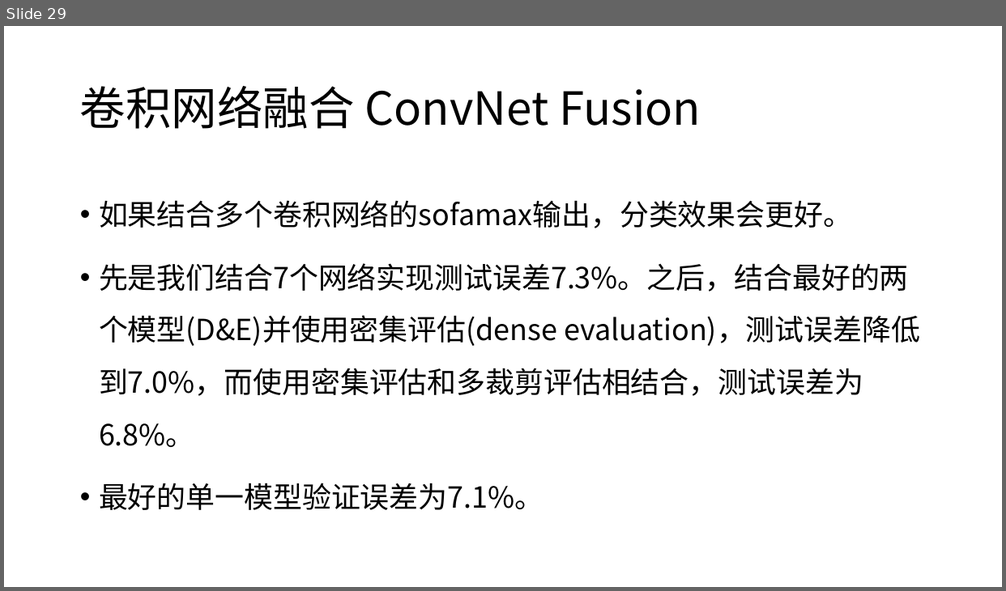
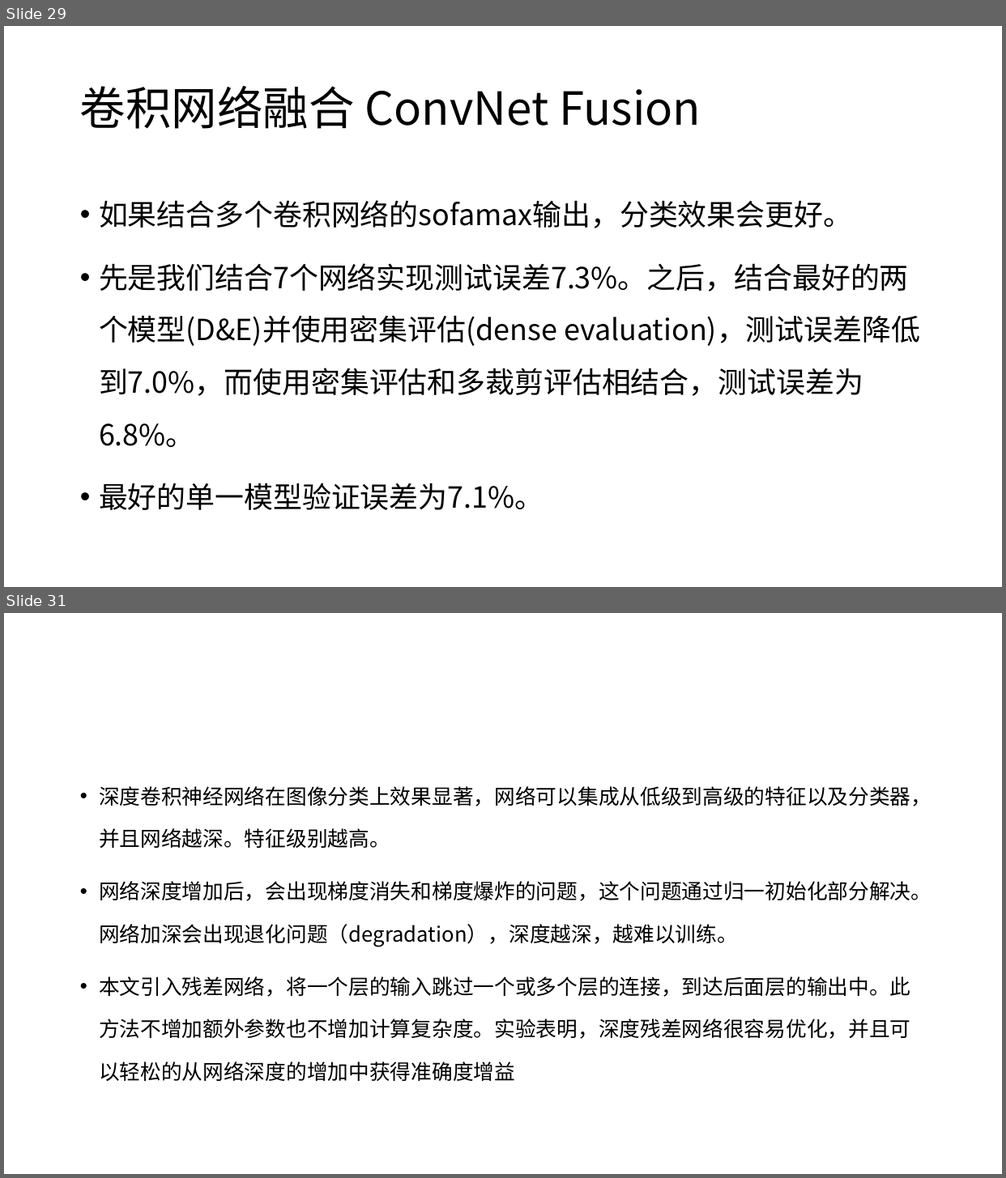
Before and after one commit to XianzhengWU/deeplearning_papernotes, a slide deck: 四篇论文笔记汇总.pptx. Shown one above the other, each under a label of ours: slide 29 before the commit, slides 29 and 31 after it; the slides between them are not shown. The pictures are 1006x591 and 1006x1178 pixels, drawn with LibreOffice and Linux fonts; fonts in the diff are those of the drawing. Boxes give left, top, right and bottom in pixels: in the first picture for what was removed or moved away, otherwise in the second. Text is boxed around its words. In the diff, an @@ line names an element or a change of style, - is before the commit and + after.

```diff
--- a/四篇论文笔记汇总.pptx
+++ b/四篇论文笔记汇总.pptx
@@ slide 31 added at (4,613,1002,1174), background #FFFFFF @@
@@ text added at (99,786,931,1081), 20 pt, text #000000 @@
+• 深度卷积神经网络在图像分类上效果显著，网络可以集成从低级到高级的特征以及分类器，并且网络越深。特征级别越高。
+• 网络深度增加后，会出现梯度消失和梯度爆炸的问题，这个问题通过归一初始化部分解决。网络加深会出现退化问题（degradation），深度越深，越难以训练。
+• 本文引入残差网络，将一个层的输入跳过一个或多个层的连接，到达后面层的输出中。此方法不增加额外参数也不增加计算复杂度。实验表明，深度残差网络很容易优化，并且可以轻松的从网络深度的增加中获得准确度增益
```
Also in this commit, not shown: 1 other slide added, 2 slides removed, 1 other file.
